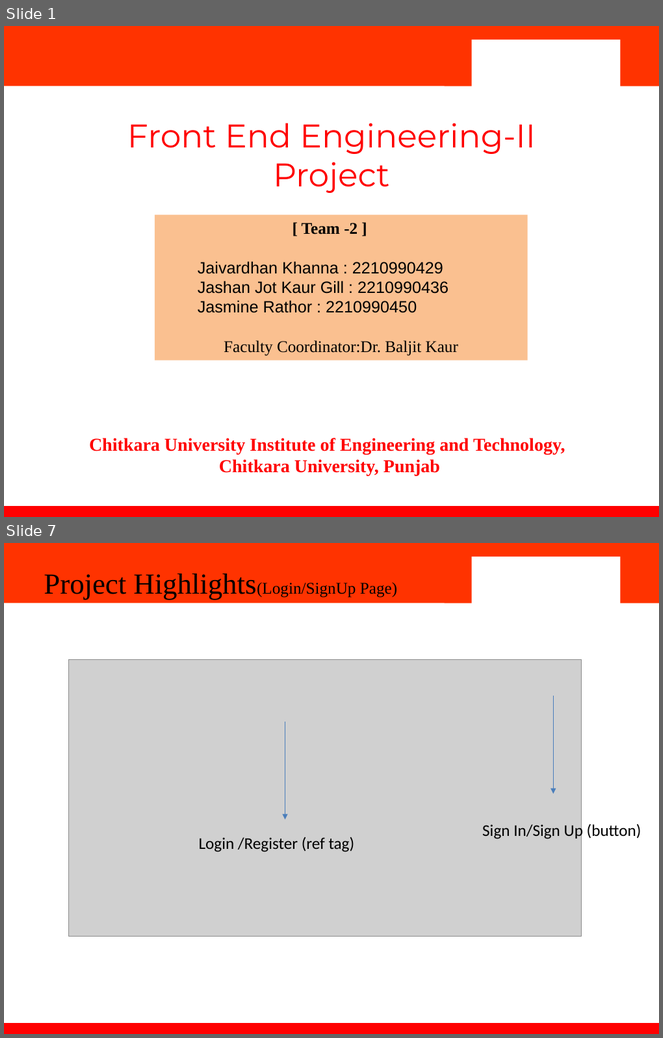
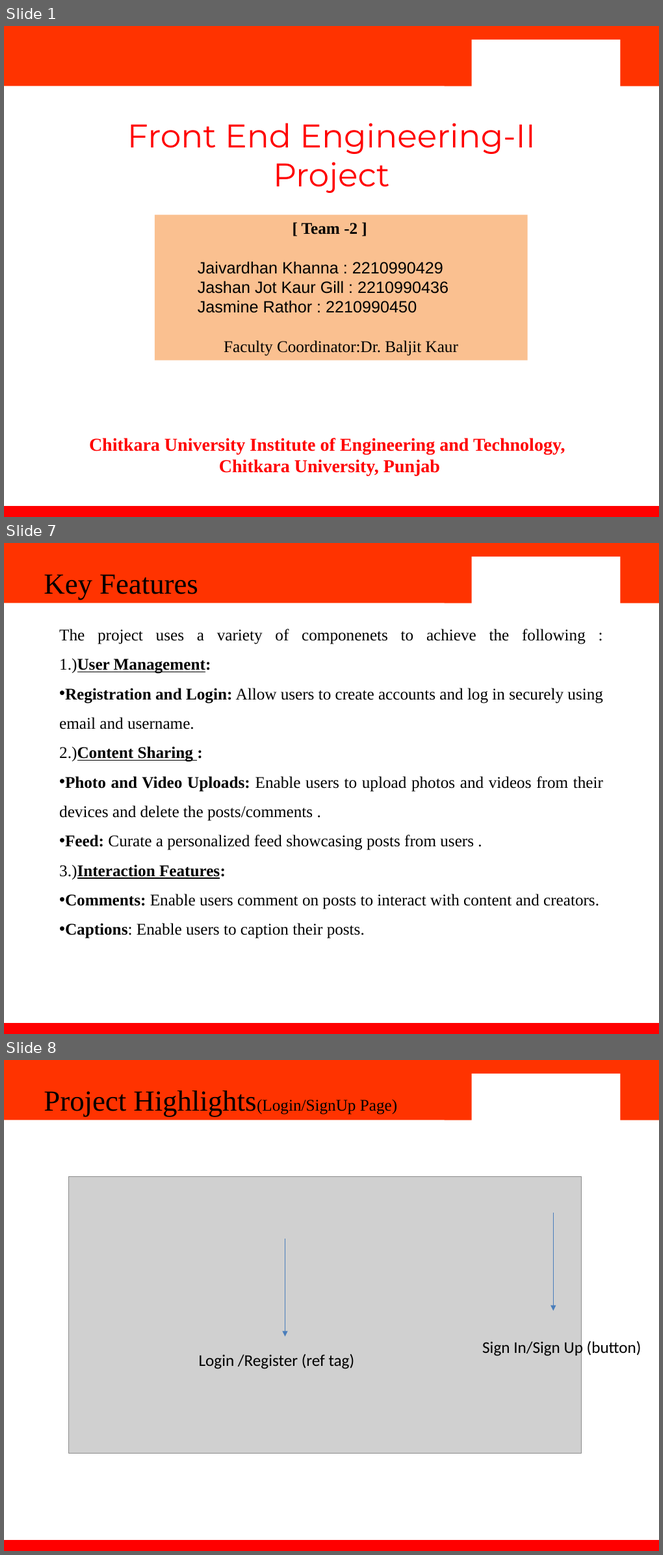
Before and after one commit to CosmosElement77/React-Insta-Clone, a slide deck: Insta clone.pptx. Shown one above the other, each under a label of ours: slides 1 and 7 before the commit, slides 1, 7 and 8 after it; the slides between them are not shown. The pictures are 663x1038 and 663x1555 pixels, drawn with LibreOffice and Linux fonts; fonts in the diff are those of the drawing; grey boxes stand for pictures; background and template pictures are left out. Boxes give left, top, right and bottom in pixels: in the first picture for what was removed or moved away, otherwise in the second. Text is boxed around its words. In the diff, an @@ line names an element or a change of style, - is before the commit and + after.

```diff
--- a/Insta clone.pptx
+++ b/Insta clone.pptx
@@ slide 7 added at box(4, 543, 659, 1034), background #FFFFFF; not listed: 4 template elements that a slide beside it also shows @@
@@ text added at box(44, 574, 198, 600), 32 pt, text #000000 @@
+Key Features
@@ text added at box(59, 629, 603, 939), 18 pt, text #000000 @@
+The project uses a variety of componenets to achieve the following :
+1.)User Management:
+• Registration and Login: Allow users to create accounts and log in securely using email and username.
+2.)Content Sharing :
+• Photo and Video Uploads: Enable users to upload photos and videos from their devices and delete the posts/comments .
+• Feed: Curate a personalized feed showcasing posts from users .
+3.)Interaction Features:
+• Comments: Enable users comment on posts to interact with content and creators.
+• Captions: Enable users to caption their posts.
@@ what was slide 7 is now slide 8 @@
```
Also in this commit, not shown: 5 slides changed, 2 other slides added, 1 other file.
